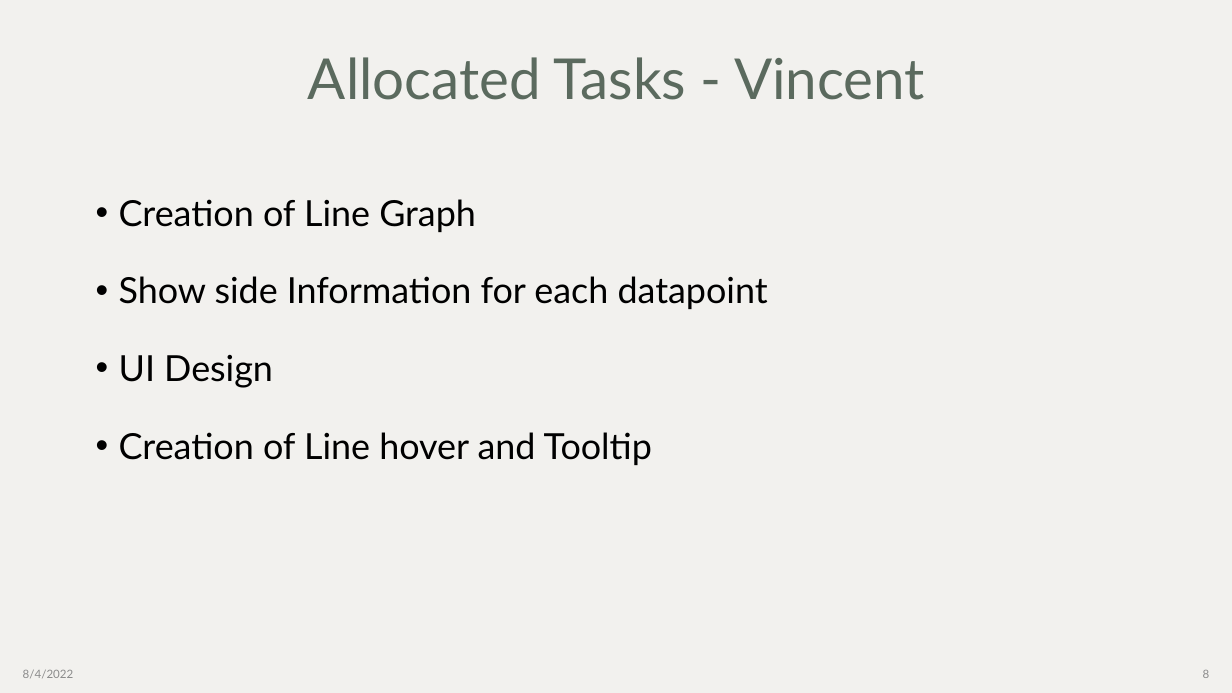
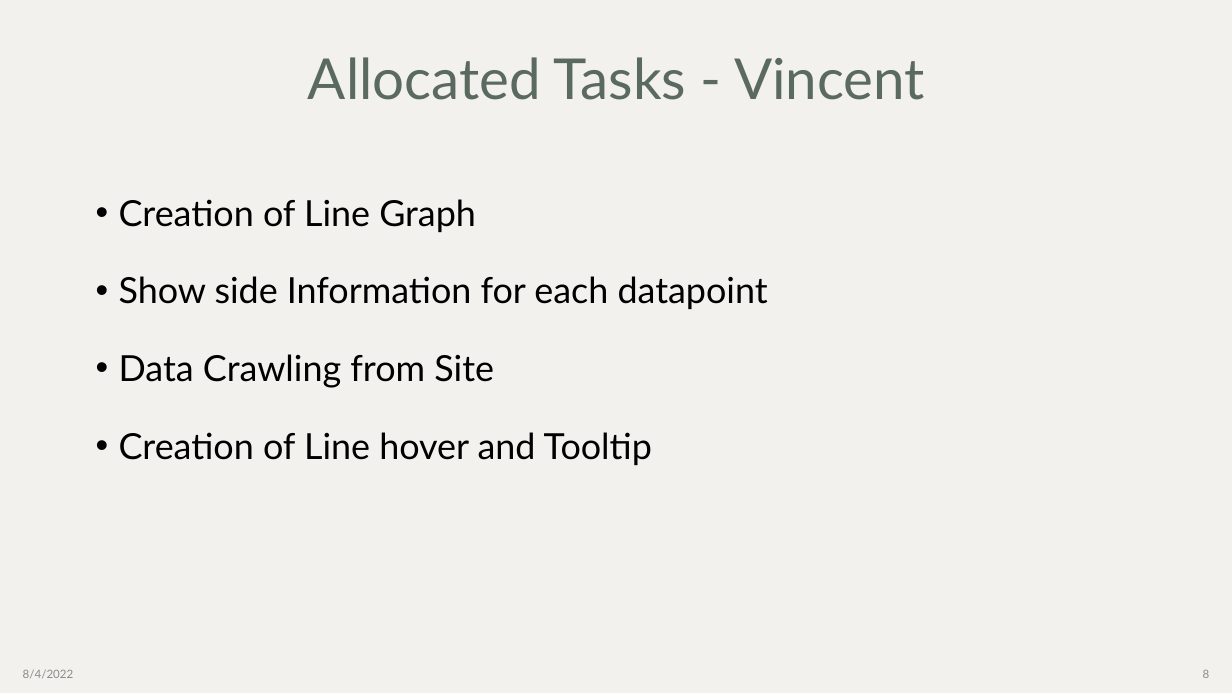
Before and after one commit to Benflop/CSC3007-project, a slide deck: slide 8 of IV2 presentation.pptx. Drawn at 1232x693 pixels with LibreOffice and Linux fonts; fonts in the diff are those of the drawing. Boxes give left, top, right and bottom in pixels: in the first picture for what was removed or moved away, otherwise in the second. Text is boxed around its words. In the diff, an @@ line names an element or a change of style, - is before the commit and + after.

```diff
--- a/IV2 presentation.pptx
+++ b/IV2 presentation.pptx
@@ text at (119, 354, 494, 388): text changed @@
-• UI Design
+• Data Crawling from Site
```
